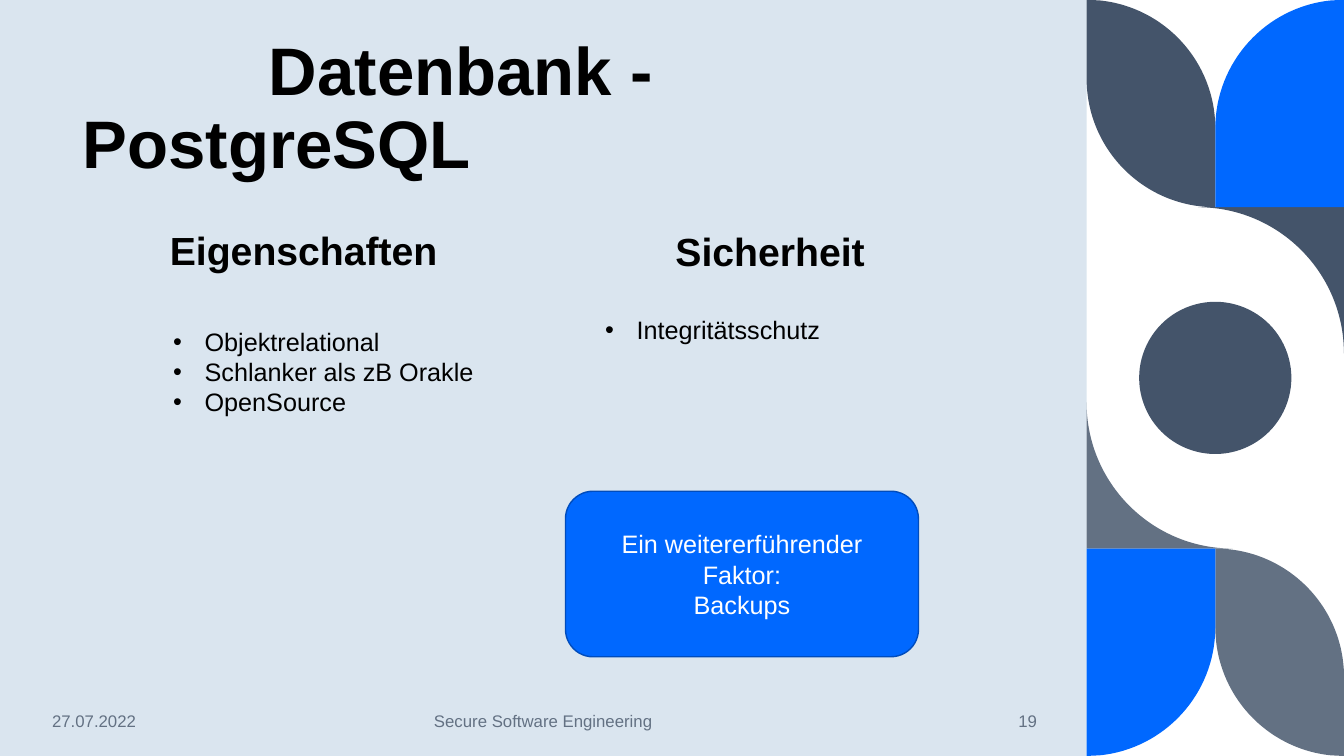
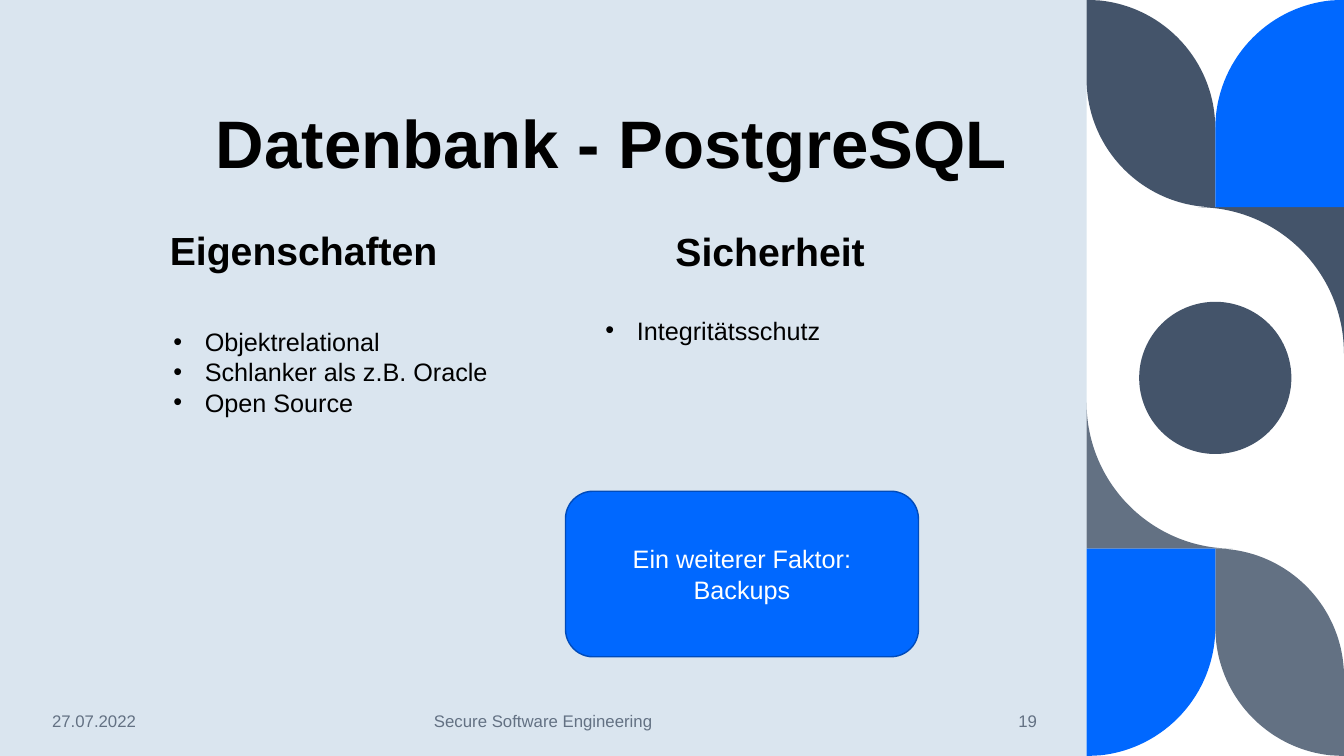
Before and after one commit to BranAndSceolan/SSE-Notes, a slide deck: slide 19 of documentation/Notiz-App.pptx. Drawn at 1344x756 pixels with LibreOffice and Linux fonts; fonts in the diff are those of the drawing. Boxes give left, top, right and bottom in pixels: in the first picture for what was removed or moved away, otherwise in the second. Text is boxed around its words. In the diff, an @@ line names an element or a change of style, - is before the commit and + after.

```diff
--- a/documentation/Notiz-App.pptx
+++ b/documentation/Notiz-App.pptx
@@ title "Datenbank - PostgreSQL" rewrapped from (83, 46, 612, 181) to (216, 119, 1007, 181) @@
@@ text at (205, 362, 487, 417): text changed @@
-• Schlanker als zB Orakle
-• OpenSource
+• Schlanker als z.B. Oracle
+• Open Source
@@ rounded rectangle "Ein weiterer Faktor:" at (566, 491, 919, 656): outline #004DBD 1 pt to #004BBA 1 pt; proportions changed @@
@@ text in rounded rectangle at (633, 549, 851, 569): text changed @@
-Ein weitererführender Faktor:
+Ein weiterer Faktor:
```
Also in this commit, not shown: 30 other slides changed, 3 other files.
